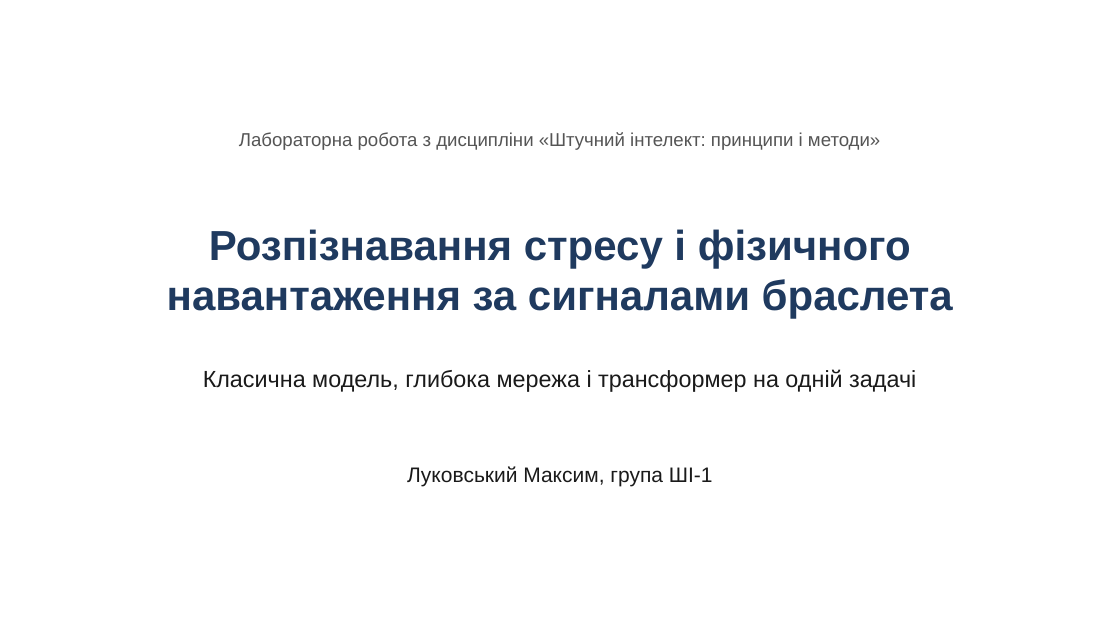
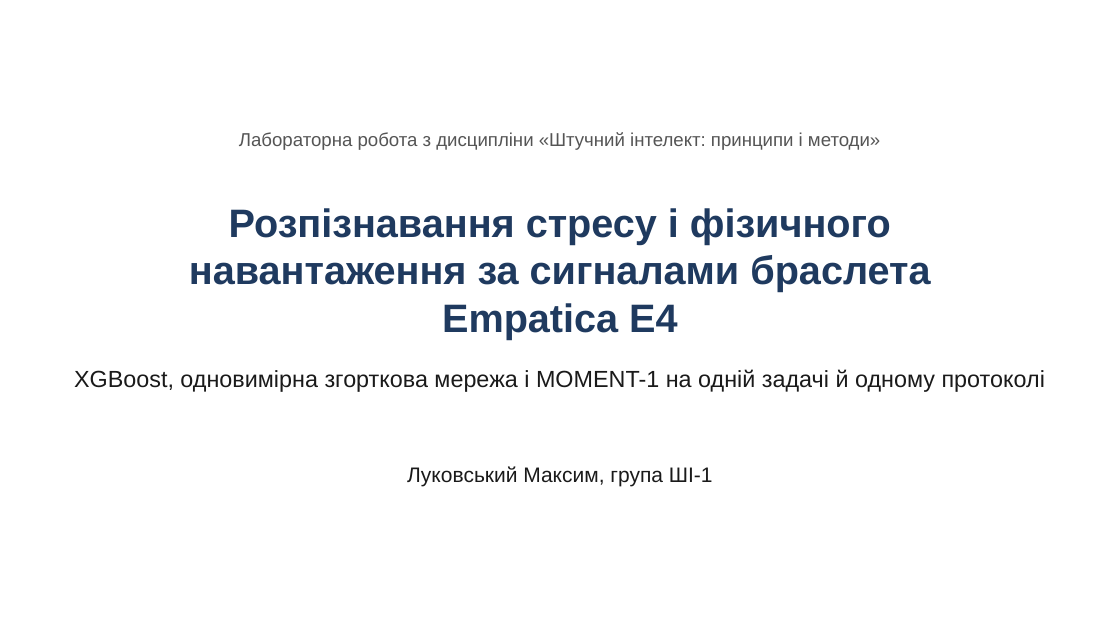
Before and after one commit to lukovskiy541/wearable-stress-exercise, a slide deck: slide 1 of presentation.pptx. Drawn at 1120x630 pixels with LibreOffice and Linux fonts; fonts in the diff are those of the drawing. Boxes give left, top, right and bottom in pixels: in the first picture for what was removed or moved away, otherwise in the second. Text is boxed around its words. In the diff, an @@ line names an element or a change of style, - is before the commit and + after.

```diff
--- a/presentation.pptx
+++ b/presentation.pptx
@@ text at bbox=[189, 208, 930, 339]: text changed; size 36 to 34 pt @@
-Розпізнавання стресу і фізичного навантаження за сигналами браслета
+Розпізнавання стресу і фізичного навантаження за сигналами браслета Empatica E4
@@ text at bbox=[74, 369, 1045, 392]: text changed @@
-Класична модель, глибока мережа і трансформер на одній задачі
+XGBoost, одновимірна згорткова мережа і MOMENT-1 на одній задачі й одному протоколі
```
Also in this commit, not shown: 9 other slides changed, 1 other file.
